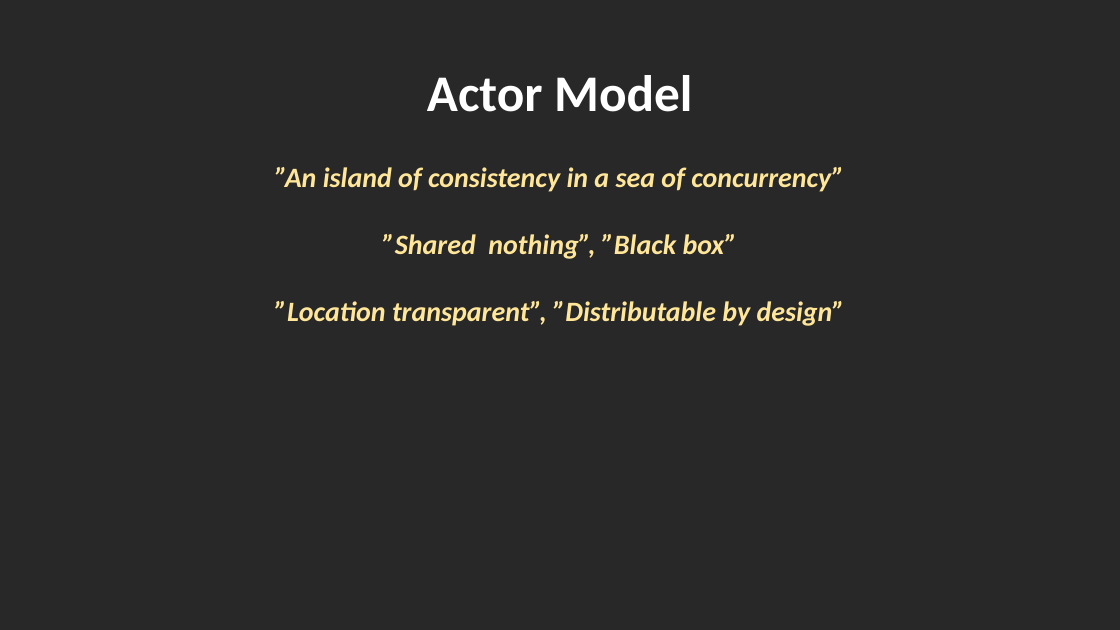
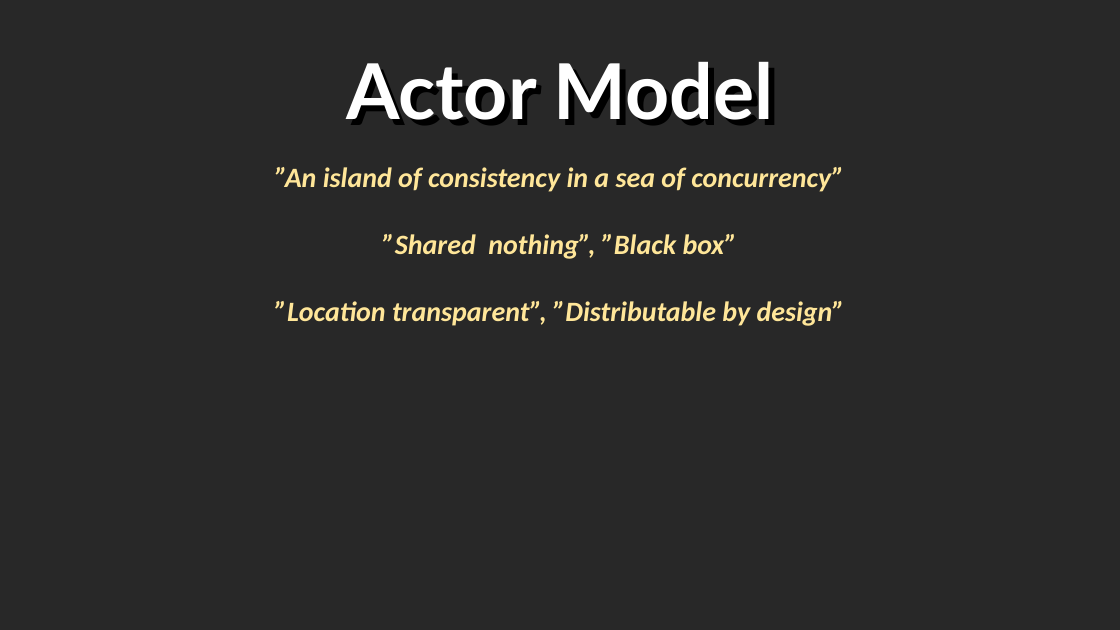
Before and after one commit to rogeralsing/Presentations, a slide deck: slide 8 of FailingGracefully/QConSP/protoactor.pptx (slide 7 before the commit). Drawn at 1120x630 pixels with LibreOffice and Linux fonts; fonts in the diff are those of the drawing. Boxes give left, top, right and bottom in pixels: in the first picture for what was removed or moved away, otherwise in the second. Text is boxed around its words. In the diff, an @@ line names an element or a change of style, - is before the commit and + after.

```diff
--- a/FailingGracefully/QConSP/protoactor.pptx
+++ b/FailingGracefully/QConSP/protoactor.pptx
@@ title "Actor Model": place and size @@
-title "Actor Model" at [427,75,692,112]
+title "Actor Model" at [346,61,774,120]
@@ title "Actor Model" at [346,61,774,120]: size 44 to 66 pt, font Calibri to Lato @@
```
Also in this commit, not shown: 13 other slides changed, 5 slides added, 1 slide removed.
